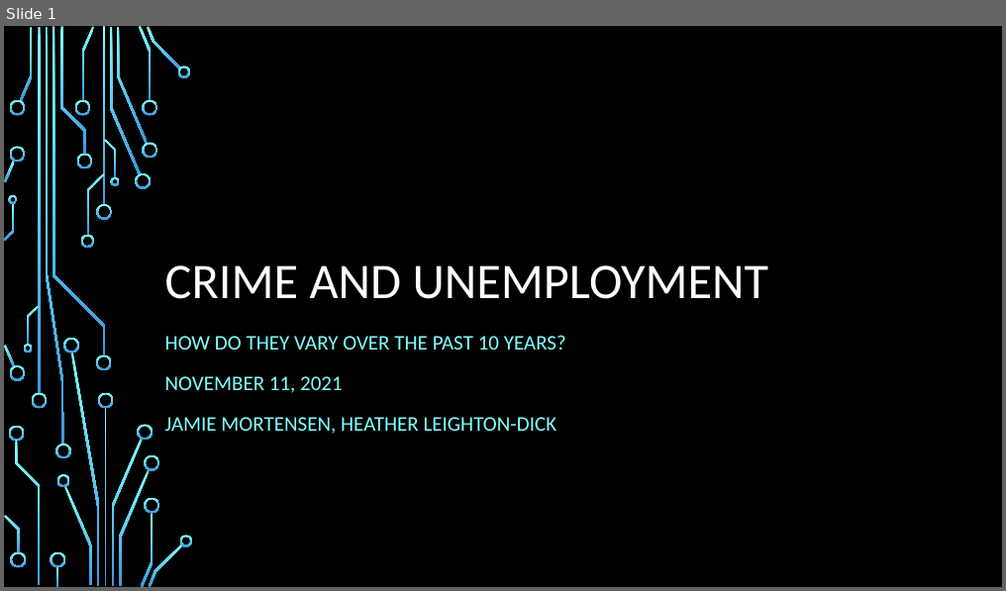
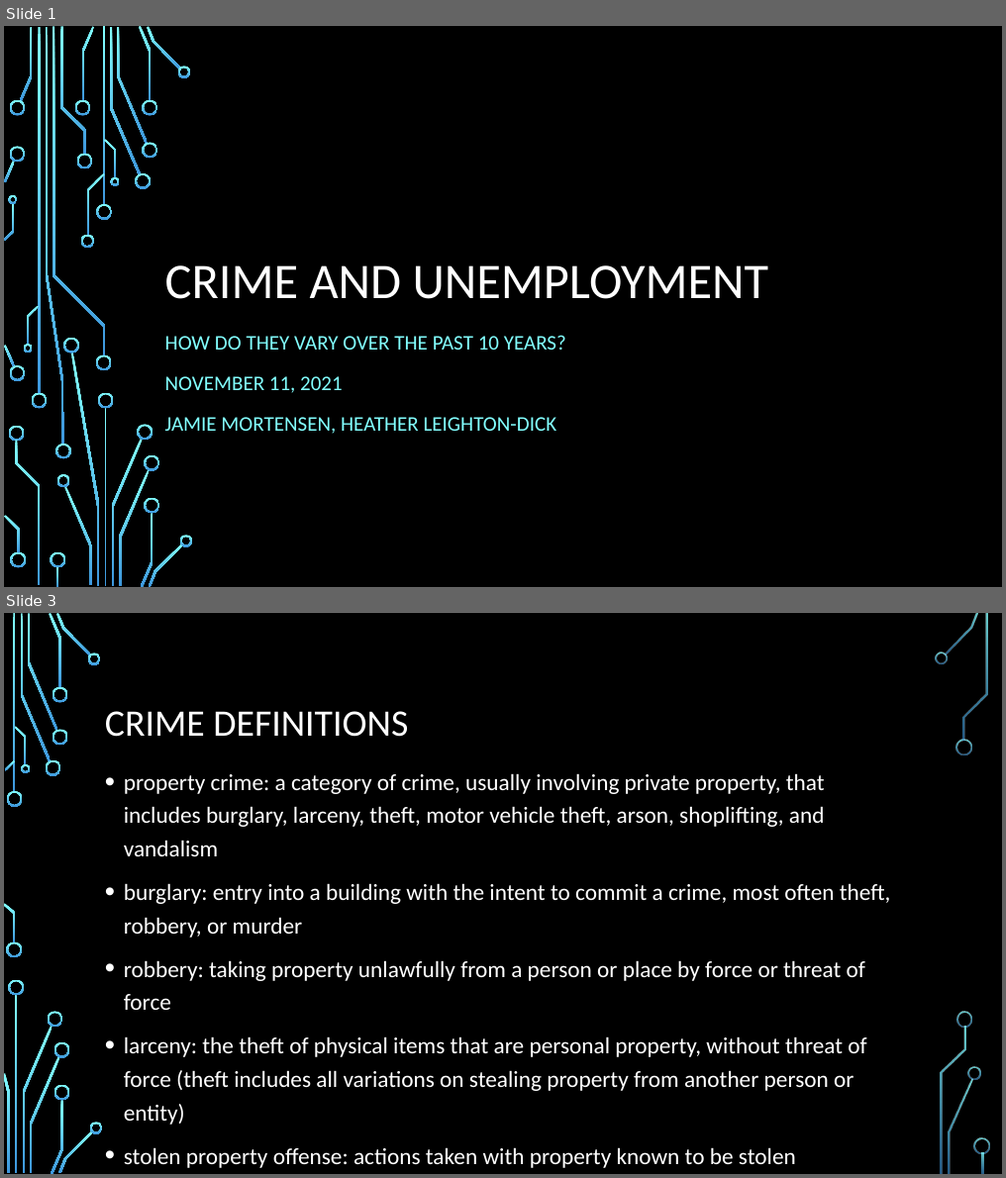
Before and after one commit to HeatherLD/API-Project, a slide deck: API project presentation.pptx. Shown one above the other, each under a label of ours: slide 1 before the commit, slides 1 and 3 after it; the slides between them are not shown. The pictures are 1006x591 and 1006x1178 pixels, drawn with LibreOffice and Linux fonts; fonts in the diff are those of the drawing; background and template pictures are left out. Boxes give left, top, right and bottom in pixels: in the first picture for what was removed or moved away, otherwise in the second. Text is boxed around its words. In the diff, an @@ line names an element or a change of style, - is before the commit and + after.

```diff
--- a/API project presentation.pptx
+++ b/API project presentation.pptx
@@ slide 3 added at bbox=[4, 613, 1002, 1174], background picture (left out) @@
@@ title added at bbox=[105, 711, 408, 737], 36 pt, text #FFFFFF @@
+CRIME DEFINITIONS
@@ text added at bbox=[124, 773, 891, 1168], 22.2 pt, text #FFFFFF @@
+• property crime: a category of crime, usually involving private property, that includes burglary, larceny, theft, motor vehicle theft, arson, shoplifting, and vandalism
+• burglary: entry into a building with the intent to commit a crime, most often theft, robbery, or murder
+• robbery: taking property unlawfully from a person or place by force or threat of force
+• larceny: the theft of physical items that are personal property, without threat of force (theft includes all variations on stealing property from another person or entity)
+• stolen property offense: actions taken with property known to be stolen
@@ group added at bbox=[4, 613, 990, 1174]: 33 freeform shapes, 3 rectangles @@
```
Also in this commit, not shown: 4 slides changed, 1 other slide added, 1 slide removed.
